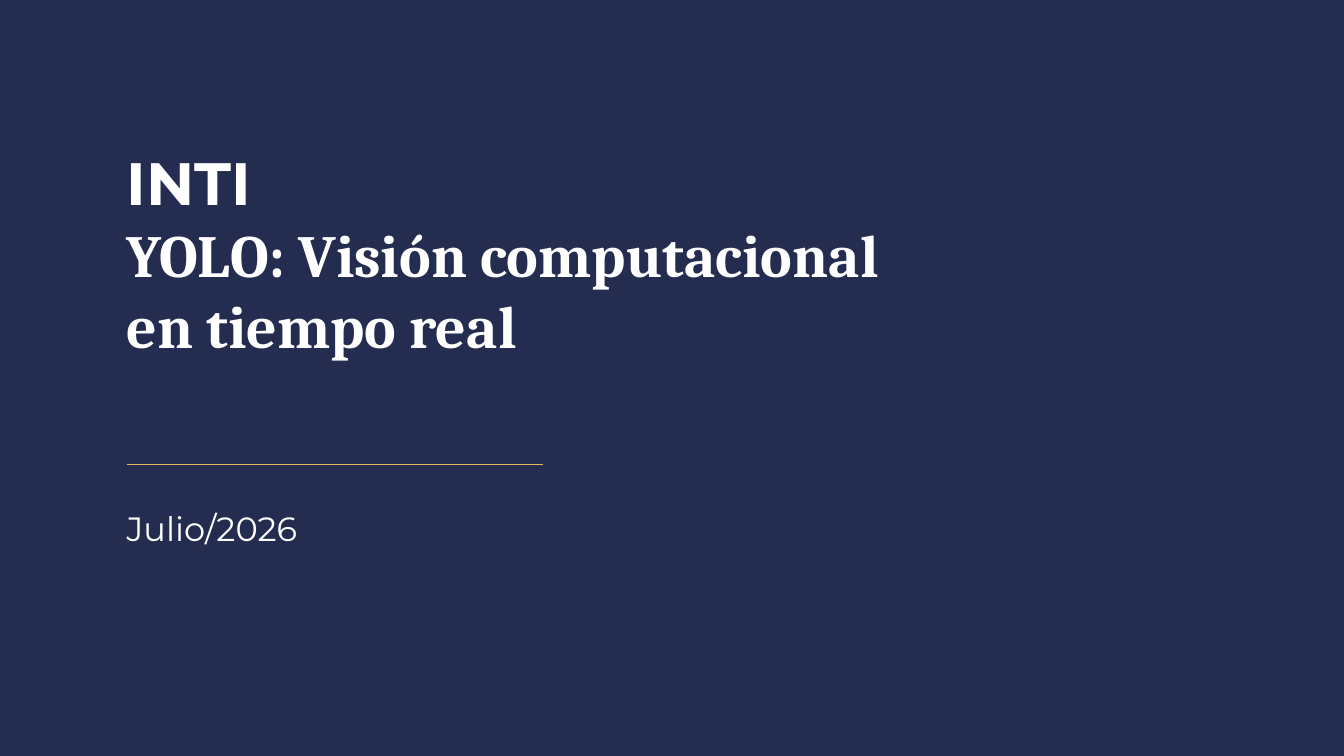
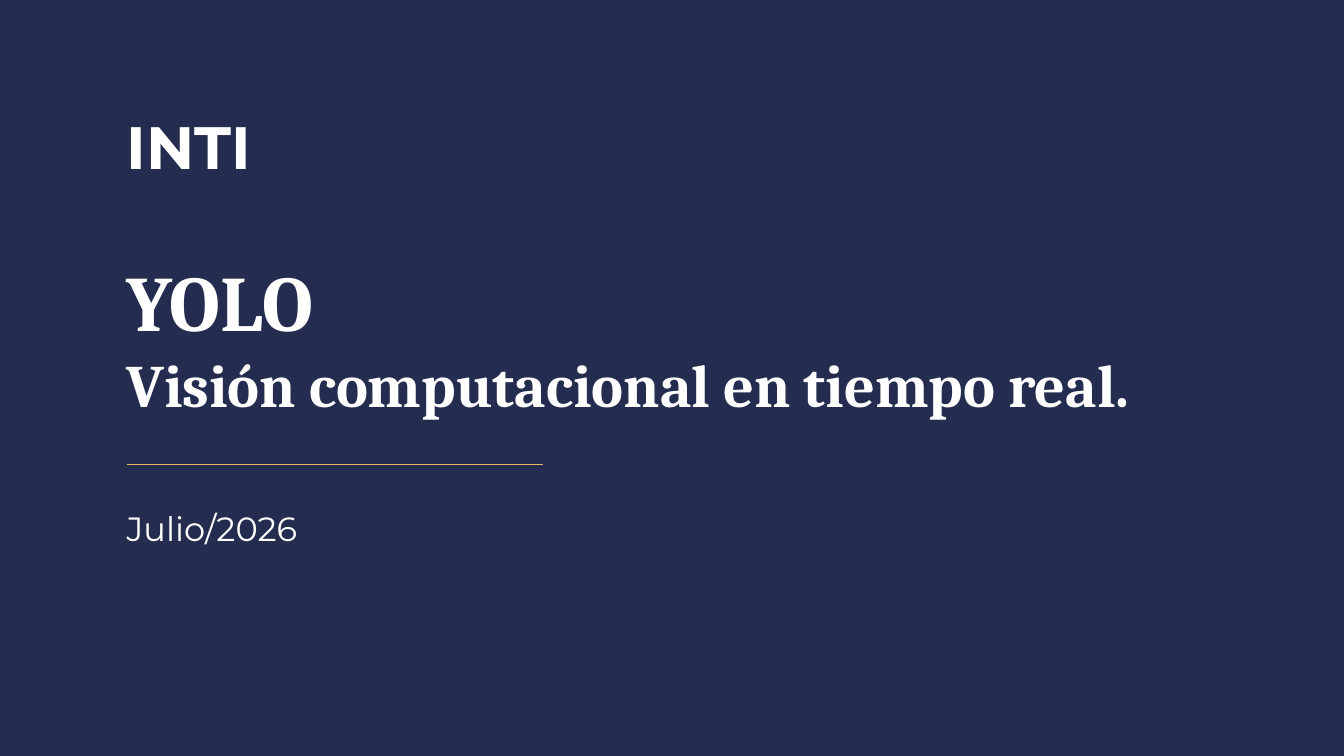
Before and after one commit to Piquelin/curso_yolo, a slide deck: slide 1 of YOLO_PPT_INTI_2026.pptx. Drawn at 1344x756 pixels with LibreOffice and Linux fonts; fonts in the diff are those of the drawing; background and template pictures are left out. Boxes give left, top, right and bottom in pixels: in the first picture for what was removed or moved away, otherwise in the second. Text is boxed around its words. In the diff, an @@ line names an element or a change of style, - is before the commit and + after.

```diff
--- a/YOLO_PPT_INTI_2026.pptx
+++ b/YOLO_PPT_INTI_2026.pptx
@@ text "INTI": place and size @@
-text "INTI" at [127, 163, 878, 361]
+text "INTI" at [127, 127, 1129, 420]
@@ text at [127, 278, 1129, 420]: text changed; size 42.7 to 43 pt @@
-YOLO: Visión computacional
-en tiempo real
+YOLO
+Visión computacional en tiempo real.
```
Also in this commit, not shown: 10 other slides changed, 11 slides added.
